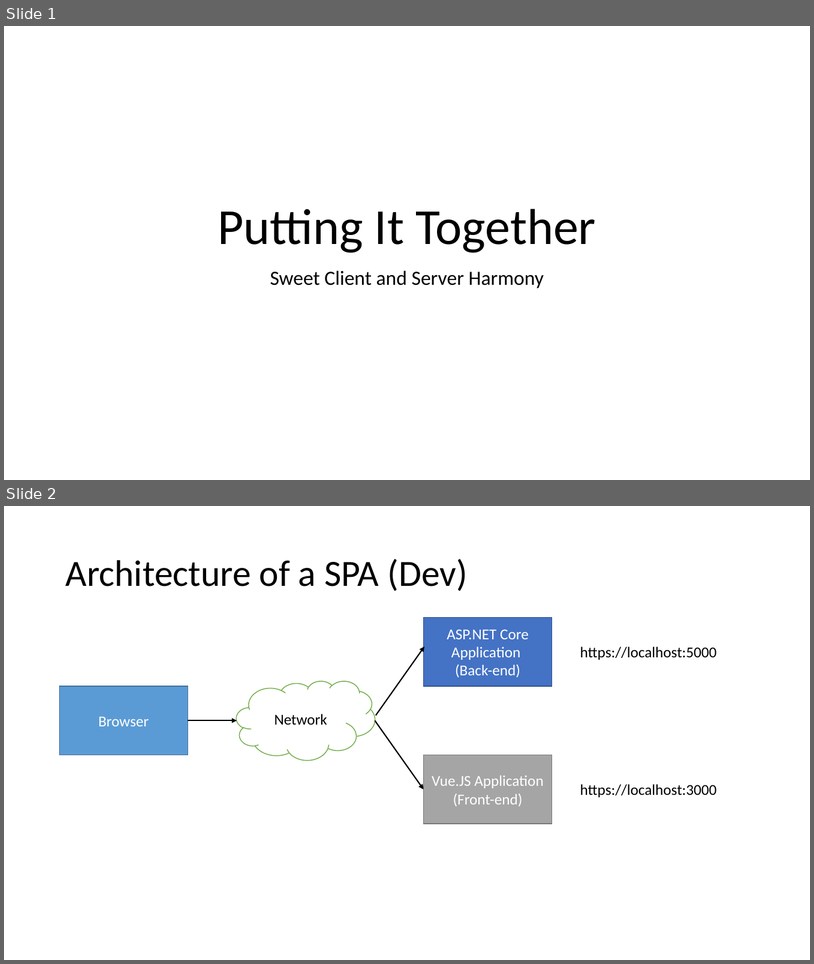
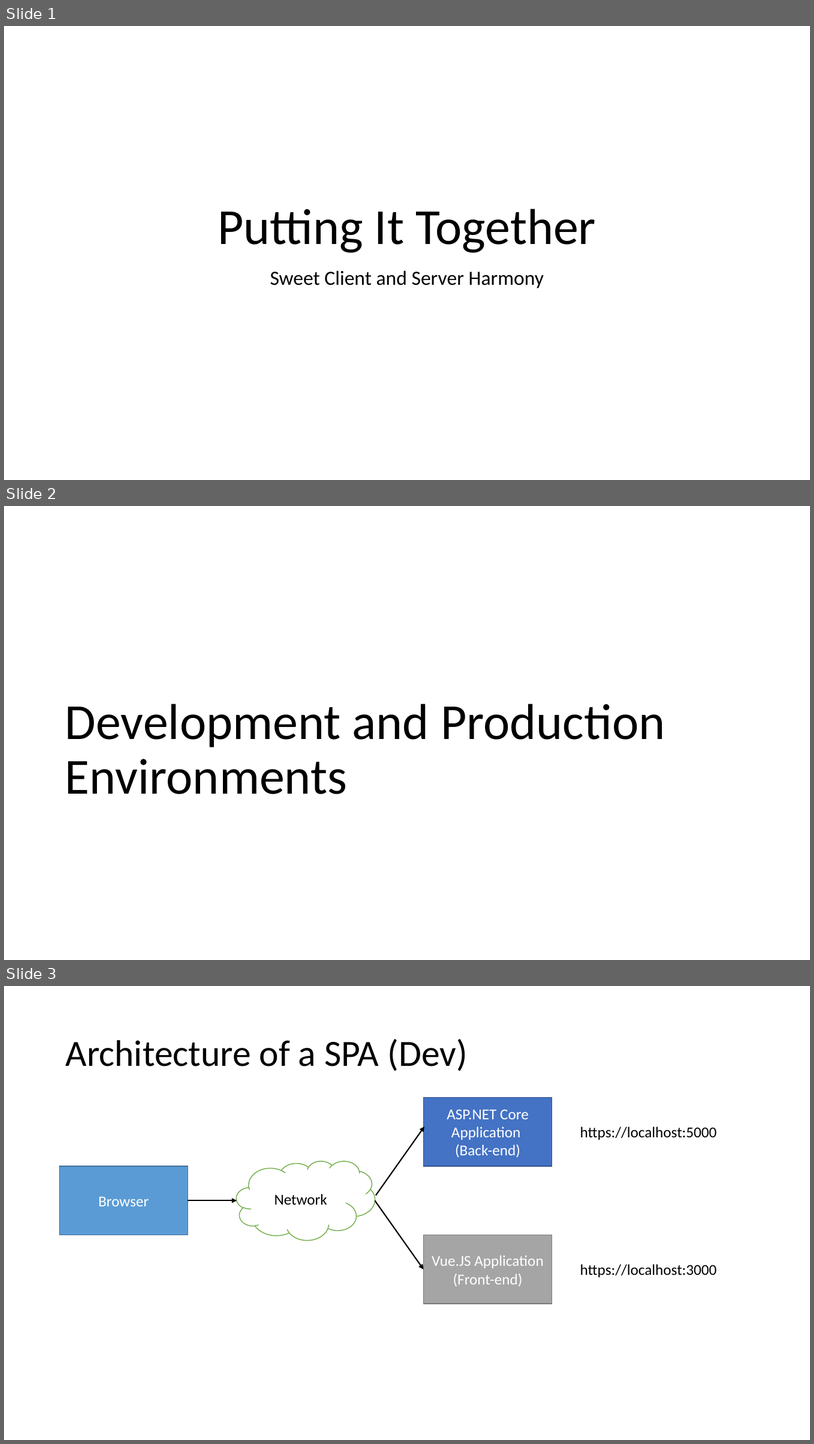
Before and after one commit to 1kevgriff/Workshop-SPA-with-ASPNETCORE-VueJS, a slide deck: Slides/7_Putting it Together.pptx. Shown one above the other, each under a label of ours: slides 1 and 2 before the commit, slides 1, 2 and 3 after it. The pictures are 814x964 and 814x1444 pixels, drawn with LibreOffice and Linux fonts; fonts in the diff are those of the drawing. Boxes give left, top, right and bottom in pixels: in the first picture for what was removed or moved away, otherwise in the second. Text is boxed around its words. In the diff, an @@ line names an element or a change of style, - is before the commit and + after.

```diff
--- a/Slides/7_Putting it Together.pptx
+++ b/Slides/7_Putting it Together.pptx
@@ slide 2 added at [4,506,810,960], background #FFFFFF @@
@@ title added at [65,703,665,794], 60 pt, text #000000 @@
+Development and Production Environments
@@ what was slide 2 is now slide 3 @@
```
Also in this commit, not shown: 1 slide changed, 4 other slides added, 5 other files.
